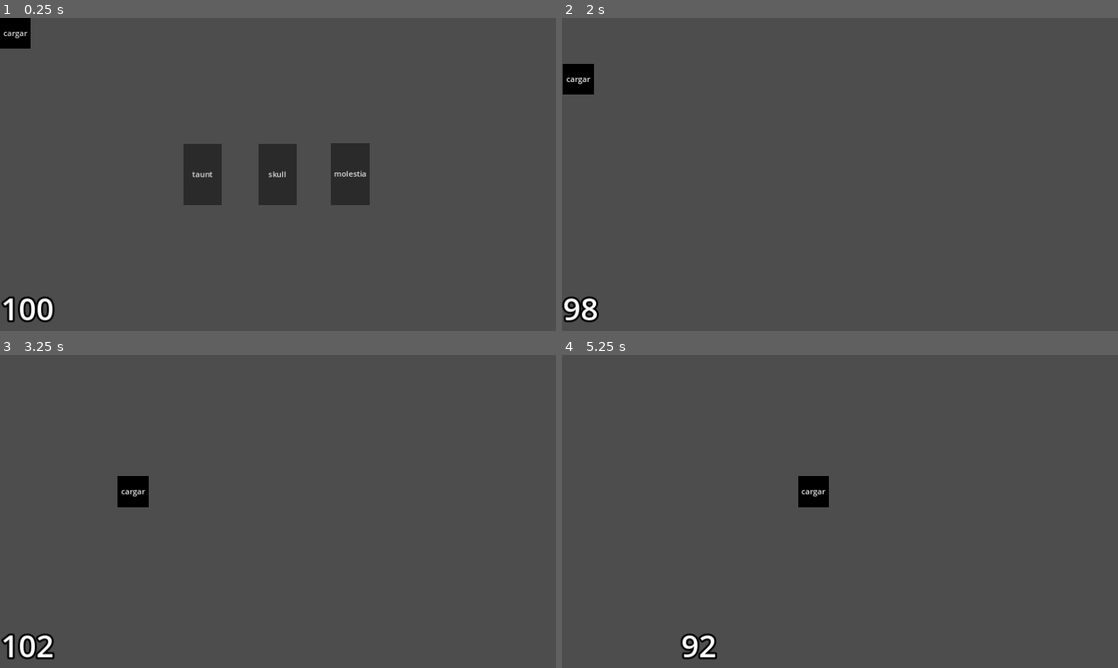
Above: before the commit, frames 1-4 (two rows, left to right).
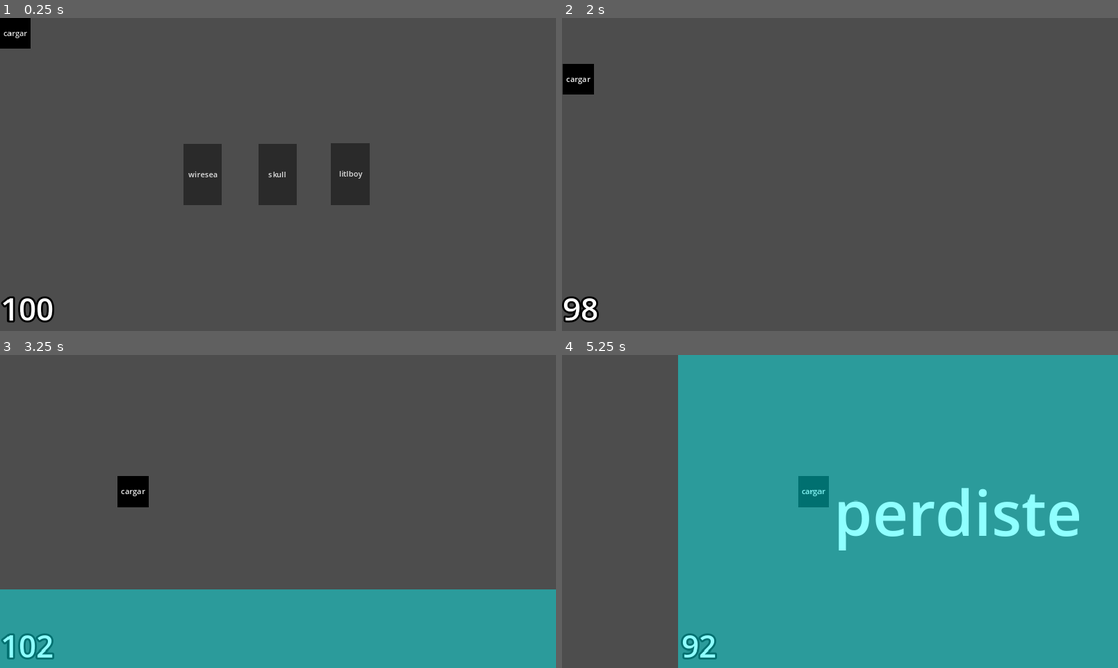
Above: after the commit, the same moments.

Repository: BrownChesee/computadorlolazo
Game: Godot game, scene res://main/main.tscn
Same seed, same stepped clock (60 frames per second), same inputs: the game is played once before the commit and once after it.
Inputs (mouse positions are in pixels of both pictures, inside the frame that each line leads up to):
- Up to frame 1 (0.25 s): no input
- Up to frame 2 (2 s): click "taunt" (after the commit: "wiresea") at 0.5 s; click "cargar" at 1.25 s
- Up to frame 3 (3.25 s): click "cargar" at 2 s; click "cargar" at 2.75 s
- Up to frame 4 (5.25 s): move the mouse to (962, 495) at 3.52 s; hold A (A) 3.53-4.28 s; tap D (D) at 3.8, 4.35 s; move the mouse to (728, 527) at 4.27 s; tap E (E) at 4.55, 5.1 s; move the mouse to (895, 442) at 5.02 s; hold A (A) from 5.03 s (still down)

The runs differ from the first frame. In frame 1, 0.3% of the frame differs, in the area x 0-66%, y 4-98%; in frame 2, 0.2%; in frame 3, 25%; in frame 4, 79%, in the area x 20-100%, y 0-100%.

Commit message:
en posthogs

Diff:
--- a/Entidades/Entidades.gd
+++ b/Entidades/Entidades.gd
@@ -4,6 +4,7 @@
 @export var skull_scene:PackedScene
 @export var taunt_scene:PackedScene
 @export var wiresea_scene:PackedScene
+@export var litlboy_scene:PackedScene
 signal perdiste2
 signal taunt
 
@@ -51,3 +52,9 @@
 	add_child(w)
 	w.connect("ABANDONED",Callable(self, "peldite"))
 	w.z_index = 100
+
+
+func _on_node_litlboy():
+	var l = litlboy_scene.instantiate()
+	l.connect("hppy",Callable(self,"peldite"))
+	add_child(l)
--- a/Entidades/Entidades.tscn
+++ b/Entidades/Entidades.tscn
@@ -6,6 +6,7 @@
 [ext_resource type="PackedScene" uid="uid://m07arqp4l85x" path="res://Entidades/molestia/Molestia.tscn" id="4_86q2q"]
 [ext_resource type="PackedScene" uid="uid://wmhvjps52eyj" path="res://Entidades/wiresea/wiresea.tscn" id="5_2rpee"]
 [ext_resource type="PackedScene" uid="uid://dwyhpx0p5fpxm" path="res://Entidades/malware/malware.tscn" id="5_y56c6"]
+[ext_resource type="PackedScene" uid="uid://cn55o1v56ots3" path="res://Entidades/litlboy/litlboy.tscn" id="6_330mi"]
 [ext_resource type="PackedScene" uid="uid://oclrcqtmbew2" path="res://Entidades/Taunt/Taunt.tscn" id="6_rb0dh"]
 
 [node name="Entidades" type="Node"]
@@ -14,6 +15,7 @@
 skull_scene = ExtResource("3_voa3y")
 taunt_scene = ExtResource("6_rb0dh")
 wiresea_scene = ExtResource("5_2rpee")
+litlboy_scene = ExtResource("6_330mi")
 
 [node name="Molestia" parent="." instance=ExtResource("4_86q2q")]
 
@@ -29,6 +31,7 @@
 [connection signal="timeout" from="anuncio" to="." method="_on_anuncio_timeout"]
 [connection signal="timeout" from="skull" to="." method="_on_skull_timeout"]
 [connection signal="anuncio" from="Node" to="." method="_on_node_anuncio"]
+[connection signal="litlboy" from="Node" to="." method="_on_node_litlboy"]
 [connection signal="molestia" from="Node" to="." method="_on_node_molestia"]
 [connection signal="skull" from="Node" to="." method="_on_node_skull"]
 [connection signal="taunt" from="Node" to="." method="_on_node_taunt"]
--- /dev/null
+++ b/Entidades/litlboy/litlboy.gd
@@ -0,0 +1,16 @@
+extends Area2D
+var screensize = Vector2(1152,648)
+signal hppy
+
+
+func _on_mouse_entered():
+	emit_signal("hppy")
+
+
+func _on_timer_timeout():
+	var tw = create_tween()
+	tw.set_parallel()
+	$AnimationPlayer.play("moving")
+	$CollisionShape2D.set_deferred("disabled",true)
+	tw.tween_property(self, "position" ,Vector2(randi_range(100,1000),randi_range(50,600)) ,0.4)
+	$CollisionShape2D.set_deferred("disabled",false)
--- a/Entidades/litlboy/litlboy.tscn
+++ b/Entidades/litlboy/litlboy.tscn
@@ -1,17 +1,73 @@
-[gd_scene load_steps=3 format=3 uid="uid://jyurfscr22h1"]
+[gd_scene load_steps=8 format=3 uid="uid://cn55o1v56ots3"]
 
-[sub_resource type="Gradient" id="Gradient_p8ics"]
-offsets = PackedFloat32Array(0.890323)
-colors = PackedColorArray(0, 1, 1, 0.258824)
+[ext_resource type="Script" path="res://Entidades/litlboy/litlboy.gd" id="1_nc71u"]
 
-[sub_resource type="GradientTexture2D" id="GradientTexture2D_7gq2b"]
-gradient = SubResource("Gradient_p8ics")
+[sub_resource type="Gradient" id="Gradient_m0w8m"]
+offsets = PackedFloat32Array(0.0129032)
+colors = PackedColorArray(1, 0.496017, 0.260669, 1)
+
+[sub_resource type="GradientTexture2D" id="GradientTexture2D_67tfg"]
+gradient = SubResource("Gradient_m0w8m")
+
+[sub_resource type="RectangleShape2D" id="RectangleShape2D_k077e"]
+size = Vector2(64, 64)
+
+[sub_resource type="Animation" id="Animation_dlqcd"]
+resource_name = "moving"
+length = 0.4
+tracks/0/type = "value"
+tracks/0/imported = false
+tracks/0/enabled = true
+tracks/0/path = NodePath("Sprite2D:modulate")
+tracks/0/interp = 1
+tracks/0/loop_wrap = true
+tracks/0/keys = {
+"times": PackedFloat32Array(0, 0.1, 0.2, 0.3, 0.4),
+"transitions": PackedFloat32Array(1, 1, 1, 1, 1),
+"update": 1,
+"values": [Color(1, 1, 1, 1), Color(1, 0.0784314, 0.0941176, 1), Color(1, 1, 1, 1), Color(1, 0.0784314, 0.0941176, 1), Color(1, 1, 1, 1)]
+}
+
+[sub_resource type="Animation" id="Animation_m3th6"]
+length = 0.001
+tracks/0/type = "value"
+tracks/0/imported = false
+tracks/0/enabled = true
+tracks/0/path = NodePath("Sprite2D:modulate")
+tracks/0/interp = 1
+tracks/0/loop_wrap = true
+tracks/0/keys = {
+"times": PackedFloat32Array(0),
+"transitions": PackedFloat32Array(1),
+"update": 0,
+"values": [Color(1, 1, 1, 1)]
+}
+
+[sub_resource type="AnimationLibrary" id="AnimationLibrary_e8yr5"]
+_data = {
+"RESET": SubResource("Animation_m3th6"),
+"moving": SubResource("Animation_dlqcd")
+}
 
 [node name="Area2D" type="Area2D"]
+scale = Vector2(1.5, 1.5)
+script = ExtResource("1_nc71u")
 
 [node name="Sprite2D" type="Sprite2D" parent="."]
-position = Vector2(578, 970)
-scale = Vector2(18, 10.125)
-texture = SubResource("GradientTexture2D_7gq2b")
+scale = Vector2(0.995674, 1)
+texture = SubResource("GradientTexture2D_67tfg")
 
 [node name="CollisionShape2D" type="CollisionShape2D" parent="."]
+shape = SubResource("RectangleShape2D_k077e")
+
+[node name="Timer" type="Timer" parent="."]
+wait_time = 5.0
+autostart = true
+
+[node name="AnimationPlayer" type="AnimationPlayer" parent="."]
+libraries = {
+"": SubResource("AnimationLibrary_e8yr5")
+}
+
+[connection signal="mouse_entered" from="." to="." method="_on_mouse_entered"]
+[connection signal="timeout" from="Timer" to="." method="_on_timer_timeout"]
--- a/Entidades/malware/malware.gd
+++ b/Entidades/malware/malware.gd
@@ -1,11 +1,12 @@
 extends Node
-var lista = ["anuncio", "skull", "molestia","taunt","wiresea"]
+var lista = ["anuncio", "skull", "molestia","taunt","wiresea","litlboy"]
 signal anuncio
 signal skull
 signal molestia
 signal taunt
 signal wiresea
 signal nop_nada_aqui
+signal litlboy
 var uno = lista[0]
 var dos = lista[1]
 var tres = lista[2]
--- /dev/null
+++ b/main/fondo/fondo.tscn
@@ -0,0 +1,8 @@
+[gd_scene load_steps=2 format=3 uid="uid://se8jnx2d6khu"]
+
+[ext_resource type="Texture2D" uid="uid://dqsgdxkblt6v5" path="res://New Piskel.png" id="1_2e81p"]
+
+[node name="Sprite2D" type="Sprite2D"]
+position = Vector2(578.5, 323.5)
+scale = Vector2(10.3417, 10.1719)
+texture = ExtResource("1_2e81p")
--- a/main/main.gd
+++ b/main/main.gd
@@ -1,5 +1,7 @@
 extends Node
 var cursor = 0
+signal camara_izquierda
+signal camara_derecha
 
 
 func _ready():
@@ -17,8 +19,10 @@
 	var d = Input.is_action_pressed("D")
 	if a:
 		$Camera2D.position.x -= 300 * delta
+		emit_signal("camara_izquierda")
 	if d:
 		$Camera2D.position.x += 300 * delta
+		emit_signal("camara_derecha")
 	if $Camera2D.position.x > 500:
 		$Camera2D.position.x = 500
 	if $Camera2D.position.x < -500:
--- a/main/main.tscn
+++ b/main/main.tscn
@@ -1,8 +1,9 @@
-[gd_scene load_steps=5 format=3 uid="uid://ds5vi3sli7gjg"]
+[gd_scene load_steps=6 format=3 uid="uid://ds5vi3sli7gjg"]
 
 [ext_resource type="PackedScene" uid="uid://cpgdhgy2g2at7" path="res://PantallaPrincipal/pantalla_pricipal.tscn" id="1_hxayl"]
 [ext_resource type="Script" path="res://main/main.gd" id="1_txr34"]
 [ext_resource type="PackedScene" uid="uid://dvuktfxac4o2o" path="res://Entidades/Entidades.tscn" id="2_43el8"]
+[ext_resource type="PackedScene" uid="uid://se8jnx2d6khu" path="res://main/fondo/fondo.tscn" id="4_fdu6n"]
 
 [sub_resource type="LabelSettings" id="LabelSettings_vdpei"]
 font_size = 129
@@ -10,6 +11,10 @@
 [node name="Main" type="Node"]
 process_mode = 1
 script = ExtResource("1_txr34")
+
+[node name="Sprite2D" parent="." instance=ExtResource("4_fdu6n")]
+position = Vector2(576.5, 323.5)
+scale = Vector2(10.275, 10.1719)
 
 [node name="PantallaPricipal" parent="." instance=ExtResource("1_hxayl")]
 
--- a/project.godot
+++ b/project.godot
@@ -60,3 +60,7 @@
 "events": [Object(InputEventKey,"resource_local_to_scene":false,"resource_name":"","device":-1,"window_id":0,"alt_pressed":false,"shift_pressed":false,"ctrl_pressed":false,"meta_pressed":false,"pressed":false,"keycode":0,"physical_keycode":68,"key_label":0,"unicode":68,"echo":false,"script":null)
 ]
 }
+
+[rendering]
+
+textures/canvas_textures/default_texture_filter=0
--- /dev/null
+++ b/shop/shop.gd
@@ -0,0 +1,2 @@
+extends Node
+var upgrades = ["enegy","nada","h"]
--- /dev/null
+++ b/shop/shop.tscn
@@ -0,0 +1,57 @@
+[gd_scene load_steps=2 format=3 uid="uid://de4lw0u2tpfnq"]
+
+[ext_resource type="Script" path="res://shop/shop.gd" id="1_y30ra"]
+
+[node name="Node" type="Node"]
+script = ExtResource("1_y30ra")
+metadata/_edit_horizontal_guides_ = []
+
+[node name="Control" type="Control" parent="."]
+layout_mode = 3
+anchor_top = 0.159
+anchor_right = 0.442
+anchor_bottom = 0.573
+offset_left = 75.0
+offset_top = 86.968
+offset_right = 80.816
+offset_bottom = 86.696
+
+[node name="Button" type="Button" parent="Control"]
+layout_mode = 1
+anchors_preset = 6
+anchor_left = 1.0
+anchor_top = 0.5
+anchor_right = 1.0
+anchor_bottom = 0.5
+offset_left = -87.0
+offset_top = -91.0
+offset_bottom = 91.0
+grow_horizontal = 0
+grow_vertical = 2
+text = "shop1"
+
+[node name="Button2" type="Button" parent="Control"]
+layout_mode = 1
+anchors_preset = 8
+anchor_left = 0.5
+anchor_top = 0.5
+anchor_right = 0.5
+anchor_bottom = 0.5
+offset_left = -48.5
+offset_top = -92.0
+offset_right = 48.5
+offset_bottom = 90.0
+grow_horizontal = 2
+grow_vertical = 2
+text = "shop2"
+
+[node name="Button3" type="Button" parent="Control"]
+layout_mode = 1
+anchors_preset = 4
+anchor_top = 0.5
+anchor_bottom = 0.5
+offset_top = -92.0
+offset_right = 85.0
+offset_bottom = 91.0
+grow_vertical = 2
+text = "shop3"
Not shown: 1 places in Entidades/Entidades.tscn that only renumber resources
